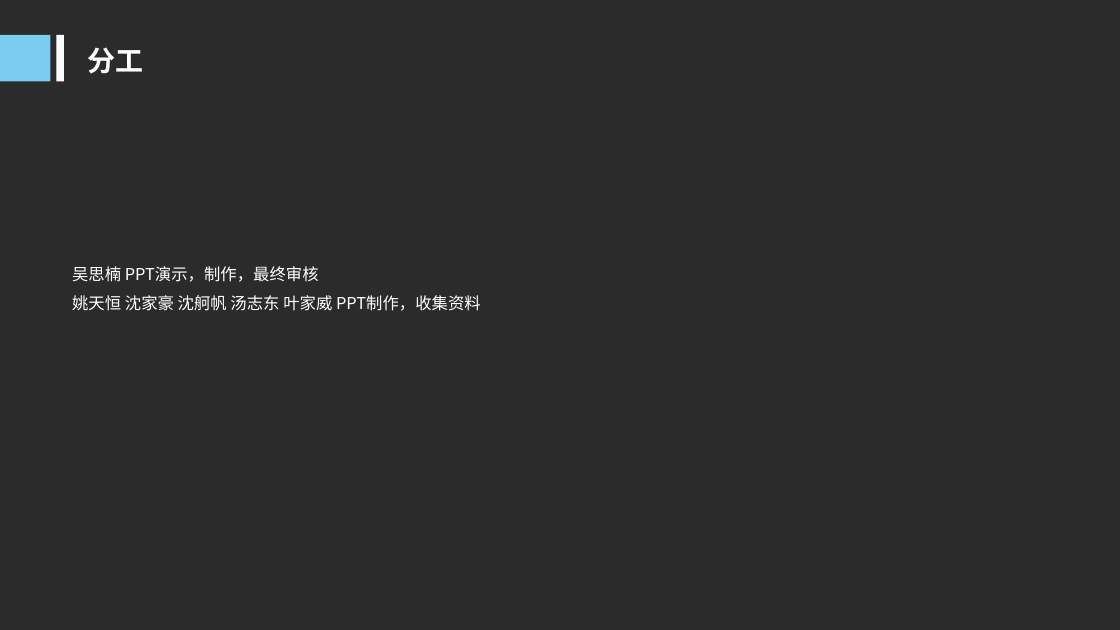
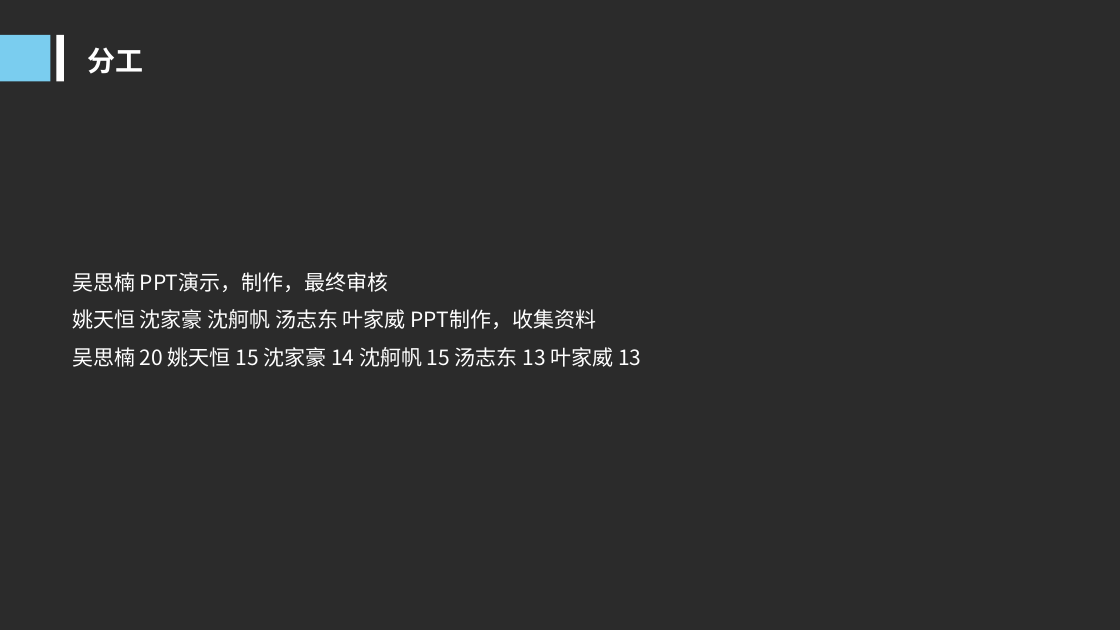
Before and after one commit to woncat/PRD2017, a slide deck: slide 28 of PRD-2017-G25-UML概述PPT V1.0.ppt (slide 27 before the commit). Drawn at 1120x630 pixels with LibreOffice and Linux fonts; fonts in the diff are those of the drawing; background and template pictures are left out; a plain dark background stands for a picture behind light text. Boxes give left, top, right and bottom in pixels: in the first picture for what was removed or moved away, otherwise in the second. Text is boxed around its words. In the diff, an @@ line names an element or a change of style, - is before the commit and + after.

```diff
--- a/PRD-2017-G25-UML概述PPT V1.0.ppt
+++ b/PRD-2017-G25-UML概述PPT V1.0.ppt
@@ text at (x1=72, y1=272, x2=597, y2=329): size 14 to 18 pt in "吴思楠 PPT演示，制作，最终审核", "姚天恒 沈家豪 沈舸帆 汤志东 叶家威 PPT制作，收集资料" @@
@@ text at (x1=72, y1=347, x2=641, y2=367): paragraph added @@
+吴思楠 20 姚天恒 15 沈家豪 14 沈舸帆 15 汤志东 13 叶家威 13
```
Also in this commit, not shown: 11 other slides changed, 1 slide added.
